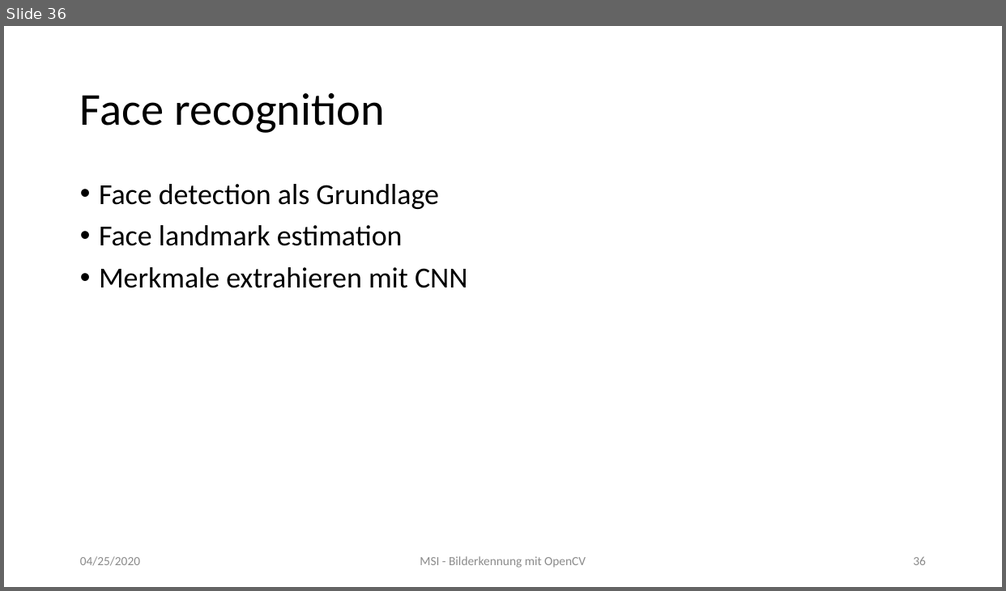
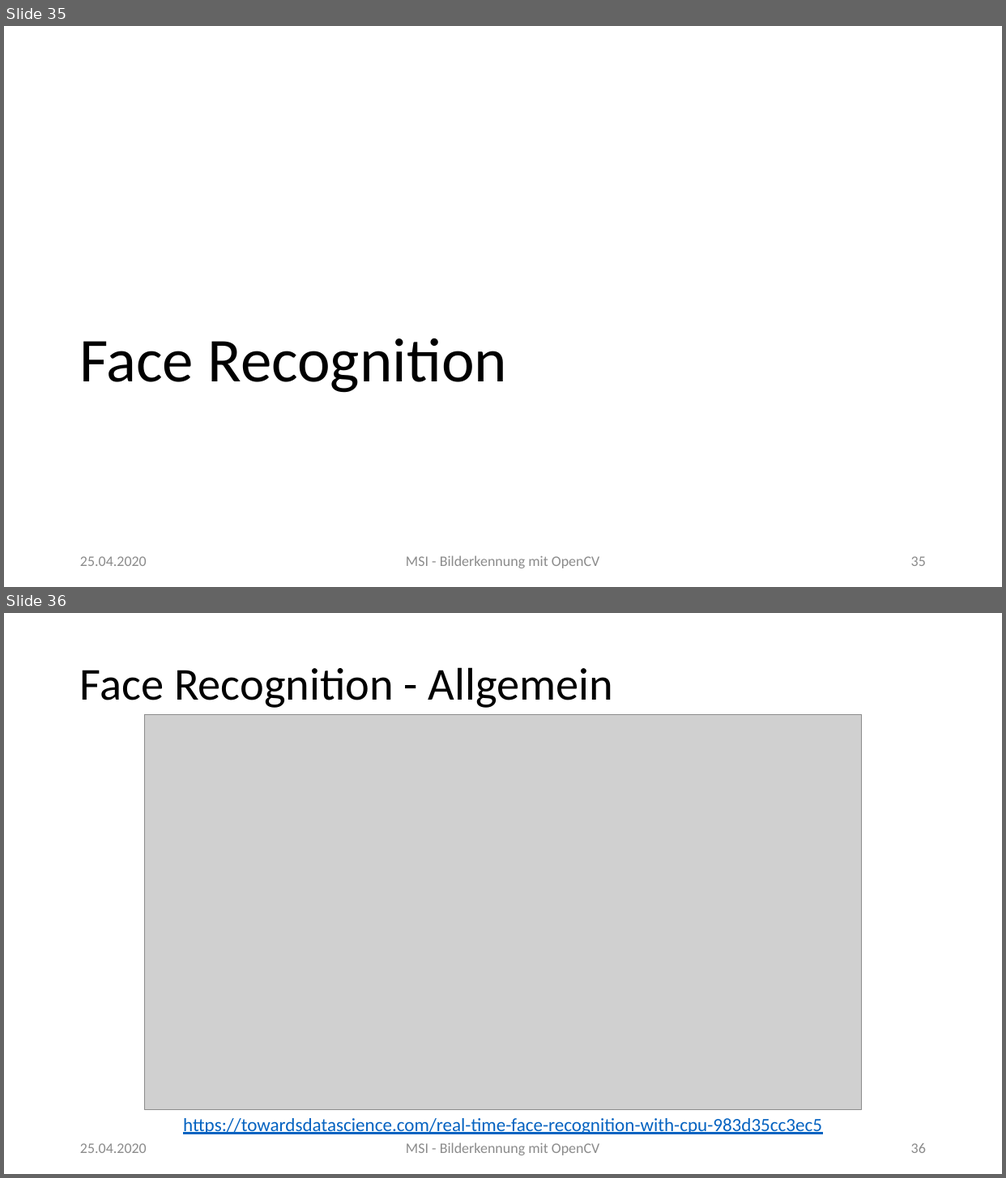
Before and after one commit to MarkusClln/MSI, a slide deck: Bilderkennung mit OpenCV.pptx. Shown one above the other, each under a label of ours: slide 36 before the commit, slides 35 and 36 after it. The pictures are 1006x591 and 1006x1178 pixels, drawn with LibreOffice and Linux fonts; fonts in the diff are those of the drawing; grey boxes stand for pictures. Boxes give left, top, right and bottom in pixels: in the first picture for what was removed or moved away, otherwise in the second. Text is boxed around its words. In the diff, an @@ line names an element or a change of style, - is before the commit and + after.

```diff
--- a/Bilderkennung mit OpenCV.pptx
+++ b/Bilderkennung mit OpenCV.pptx
@@ slide 36 added at <box>4,613,1002,1174</box>, background #FFFFFF @@
@@ title added at <box>80,667,613,708</box>, 44 pt, text #000000 @@
+Face Recognition - Allgemein
@@ picture added at <box>144,715,862,1110</box> @@
@@ text added at <box>183,1118,822,1135</box>, 18 pt, text #0563C1, underline @@
+https://towardsdatascience.com/real-time-face-recognition-with-cpu-983d35cc3ec5
@@ text added at <box>80,1144,147,1153</box>, 14 pt, text #8C8C8C @@
+25.04.2020
@@ text added at <box>406,1143,600,1156</box>, 14 pt, text #8C8C8C @@
+MSI - Bilderkennung mit OpenCV
@@ page number added at <box>911,1144,926,1153</box>, 14 pt, text #8C8C8C @@
+36
@@ what was slide 36 is now slide 35 @@
@@ slide 35 changed as well @@
@@ title "Face Recognition" at <box>79,338,507,393</box>: vertical alignment middle to bottom @@
@@ text removed at <box>99,184,467,288</box> @@
-• Face detection als Grundlage
-• Face landmark estimation
-• Merkmale extrahieren mit CNN
@@ title at <box>79,338,507,393</box>: text changed; size 44 to 60 pt @@
-Face recognition
+Face Recognition
@@ text at <box>80,557,147,566</box>: text changed; size 12 to 14 pt @@
-04/25/2020
+25.04.2020
@@ text "MSI - Bilderkennung mit OpenCV" at <box>406,556,600,569</box>: size 12 to 14 pt @@
@@ page number at <box>911,557,926,566</box>: text changed; size 12 to 14 pt @@
-36
+35
```
Also in this commit, not shown: 46 other slides changed, 3 other slides added, 3 other files.
